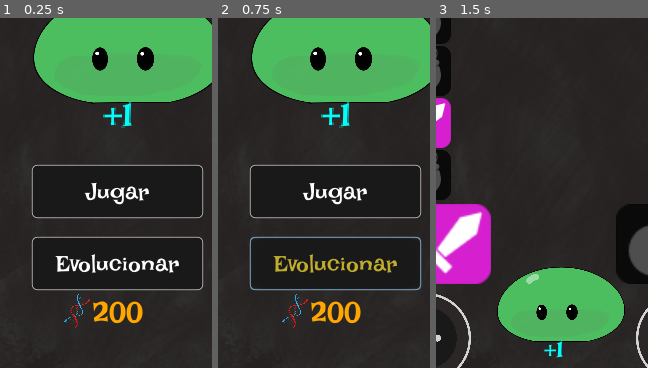
Above: before the commit, frames 1-3 (left to right).
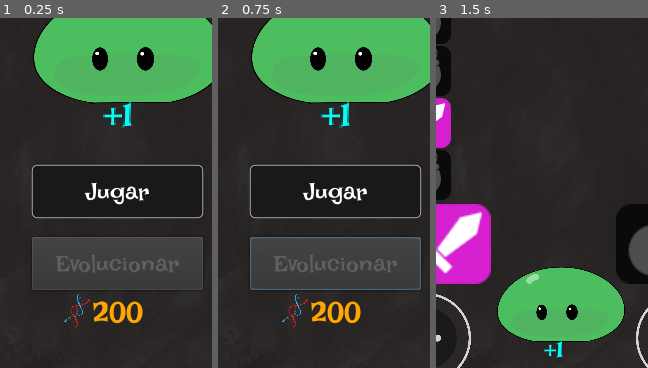
Above: after the commit, the same moments.

Repository: Raizu548/JAM-ChacoDevs
Game: Godot game, scene res://juego/menus/MenuPrincipal.tscn
The game is run twice, just before and just after one commit, with the same random seed, the same clock (stepped at 60 frames per second) and the same inputs.
Inputs (mouse positions are % of the whole screen's width and height, from its top left):
- Up to frame 1 (0.25 s): no input
- Up to frame 2 (0.75 s): click (50, 79) at 0.5 s, where only the run before the commit has a clickable "Evolucionar"
- Up to frame 3 (1.5 s): click "Jugar" at 1.25 s
The pictures show only the part of the screen within x 22-72%, y 44-94%; the shares and areas given below are measured in that part.

The runs differ from the first frame. In frame 1, 13% of the frame differs, in the area x 14-97%, y 62-78%; in frame 2, 13%; in frame 3, nothing differs.

Commit message:
evolucion y puntaje actualizado

Diff:
--- a/juego/Autoloads/DatosJuego.gd
+++ b/juego/Autoloads/DatosJuego.gd
@@ -2,9 +2,10 @@
 
 var nivel: int
 var puntosTotal: int
-var array_pts_evolucion = [200, 600, 1000, 100000]
+var array_pts_evolucion = [200, 600, 999999]
 var arrat_bonus_nivel = [1, 3]
 var tipo_muerte: String
+var maximoNivel = 3
 
 
 func _ready() -> void:
@@ -16,6 +17,12 @@
 	print("Puntos totales: ", puntosTotal, " - coste evolucion: ", array_pts_evolucion[nivel-1])
 	return puntosTotal >= array_pts_evolucion[nivel-1]
 
+
 func evolucionar() -> void:
-	puntosTotal -= array_pts_evolucion[nivel-1]
-	nivel += 1
+	if not ultimo_nivel():
+		puntosTotal -= array_pts_evolucion[nivel-1]
+		nivel += 1
+
+
+func ultimo_nivel() -> bool:
+	return nivel == maximoNivel
--- a/juego/menus/MenuPrincipal.gd
+++ b/juego/menus/MenuPrincipal.gd
@@ -5,10 +5,24 @@
 
 onready var labelPtsEvolucion = $LabelPuntEvolucionar
 onready var moustro = $Moustro
+onready var botonEvolucionar = $BotonEvolucionar
 
 
 func _ready() -> void:
-	labelPtsEvolucion.text = "{pts}".format({"pts":DatosJuego.array_pts_evolucion[DatosJuego.nivel-1]})
+	actualizar()
+
+
+func actualizar() -> void:
+	if DatosJuego.puede_evolucionar():
+		botonEvolucionar.disabled = false
+	else:
+		botonEvolucionar.disabled = true
+
+	if not DatosJuego.ultimo_nivel():
+		labelPtsEvolucion.text = "{pts}".format({"pts":DatosJuego.array_pts_evolucion[DatosJuego.nivel-1]})
+	else:
+		labelPtsEvolucion.text = "Nivel Maximo!"
+		botonEvolucionar.disabled = true
 
 
 func _on_BotonJugar_pressed() -> void:
@@ -21,3 +35,4 @@
 		moustro.cambiar_skin()
 		labelPtsEvolucion.text = "{pts}".format({"pts":DatosJuego.array_pts_evolucion[DatosJuego.nivel-1]})
 		$PanelPuntuacion.actualizar_panel()
+		actualizar()
--- a/juego/moustro/Moustro.gd
+++ b/juego/moustro/Moustro.gd
@@ -24,5 +24,5 @@
 			$SpriteNivel3.visible = false
 		3:
 			$SpriteNivel1.visible = false
-			$SpriteNivel2.visible = true
-			$SpriteNivel3.visible = false
+			$SpriteNivel2.visible = false
+			$SpriteNivel3.visible = true
--- a/juego/moustro/Moustro.tscn
+++ b/juego/moustro/Moustro.tscn
@@ -1,9 +1,10 @@
-[gd_scene load_steps=6 format=2]
+[gd_scene load_steps=7 format=2]
 
 [ext_resource path="res://juego/moustro/slime.png" type="Texture" id=1]
 [ext_resource path="res://juego/moustro/Moustro.gd" type="Script" id=2]
 [ext_resource path="res://recursos/font/IrishGrover-Regular.ttf" type="DynamicFontData" id=3]
 [ext_resource path="res://juego/moustro/Slime_nivel2.png" type="Texture" id=4]
+[ext_resource path="res://juego/moustro/slime_3.png" type="Texture" id=5]
 
 [sub_resource type="DynamicFont" id=1]
 size = 24
@@ -19,16 +20,15 @@
 
 [node name="SpriteNivel2" type="Sprite" parent="."]
 visible = false
+position = Vector2( -1.19209e-07, -20 )
+scale = Vector2( 0.19, 0.19 )
+texture = ExtResource( 5 )
+
+[node name="SpriteNivel3" type="Sprite" parent="."]
+visible = false
 position = Vector2( -2, -12 )
 scale = Vector2( 0.08, 0.08 )
 texture = ExtResource( 4 )
-
-[node name="SpriteNivel3" type="Sprite" parent="."]
-visible = false
-modulate = Color( 0.27451, 0.0313726, 0.803922, 1 )
-position = Vector2( 19, -13 )
-scale = Vector2( 0.18, 0.18 )
-texture = ExtResource( 1 )
 
 [node name="LabelBonus" type="Label" parent="."]
 margin_left = -19.0
Binary file added: juego/moustro/slime_3.png
Not shown, added: juego/moustro/slime_3.png.import
